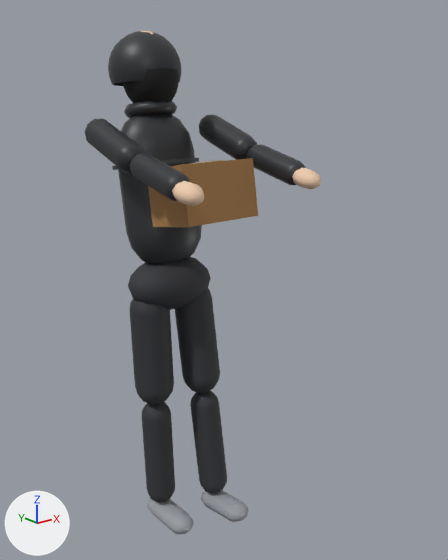
The glTF model city-hold/public/models/placeholder/char_looter_10_windbreaker_small_box.glb: old version first, new version second.
One viewpoint serves both versions: a camera (50 mm lens) standing at (-1.214, -1.836, 1.583) and looking at (0.071, -0.23, 0.941). The lights are fixed; the arrows at lower left show +X, +Y and +Z. The older version comes first. Both versions are drawn at frame 44 of the action 'held'; the numbers are the values there.
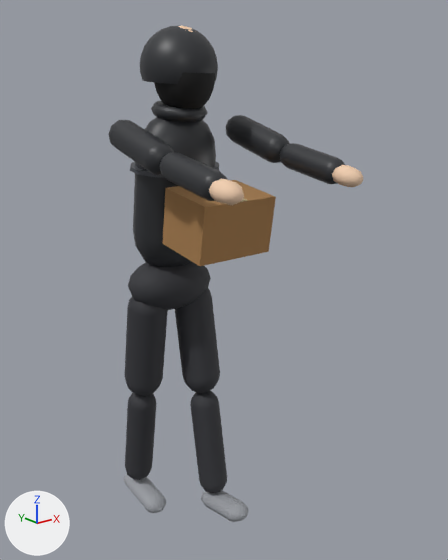
Not drawn themselves, but carrying or shaping drawn objects: ob_legl, ob_torso, ob_head, ob_arml, ob_armr.

Where the change shows, as pixel boxes [x1, y1, x2, y2] in the pictures (448 x 560 px):
'Mesh_14', turned
    before: [148, 158, 258, 227]
    after: [162, 180, 276, 266]
'Mesh_4', turned
    before: [118, 113, 202, 265]
    after: [133, 117, 216, 267]
'Mesh_9', turned
    before: [108, 31, 181, 86]
    after: [140, 26, 218, 84]
'Mesh_1', turned
    before: [130, 299, 174, 405]
    after: [125, 297, 168, 396]
'Mesh_2', turned
    before: [142, 402, 175, 502]
    after: [125, 393, 156, 480]
'Mesh_11', turned
    before: [85, 119, 145, 173]
    after: [108, 120, 174, 175]
'Mesh_12', turned
    before: [130, 153, 190, 201]
    after: [160, 152, 227, 201]
'Mesh_11.001', turned
    before: [199, 115, 257, 160]
    after: [226, 115, 290, 163]
'Mesh_10', turned
    before: [122, 68, 179, 103]
    after: [154, 72, 215, 109]
'Mesh_12.001', turned
    before: [247, 144, 306, 185]
    after: [280, 143, 345, 184]
'Mesh_3', turned
    before: [148, 499, 194, 534]
    after: [124, 473, 166, 513]
'Mesh_13', turned
    before: [172, 181, 204, 206]
    after: [209, 178, 244, 205]
'Mesh_7', turned
    before: [124, 101, 177, 118]
    after: [151, 101, 208, 122]
'Mesh_13.001', turned
    before: [292, 168, 321, 189]
    after: [332, 165, 363, 187]
'Mesh_5', turned
    before: [112, 158, 199, 170]
    after: [130, 162, 219, 178]
'Mesh_8', turned (mostly hidden)
    before: [141, 31, 154, 34]
    after: [178, 26, 193, 32]
'Mesh_15', turned
    before: [183, 160, 224, 165]
    after: [241, 198, 247, 202]

What the commit changed:
Object 'legL' (ob_legl) turns from (-2.6, 0, 0) to (9.5, 0, 0) degrees about x, y and z.
Object 'torso' (ob_torso) turns from (-9.5, 0, 0) to (8.6, 0, 0) degrees about x, y and z.
Object 'head' (ob_head) turns from (4.7, 0, 0) to (-4.3, 0, 0) degrees about x, y and z.
Object 'armL' (ob_arml) turns from (-62, 0, 0) to (-83, 0, 0) degrees about x, y and z.
Object 'armR' (ob_armr) turns from (-62, 0, 0) to (-83, 0, 0) degrees about x, y and z.
